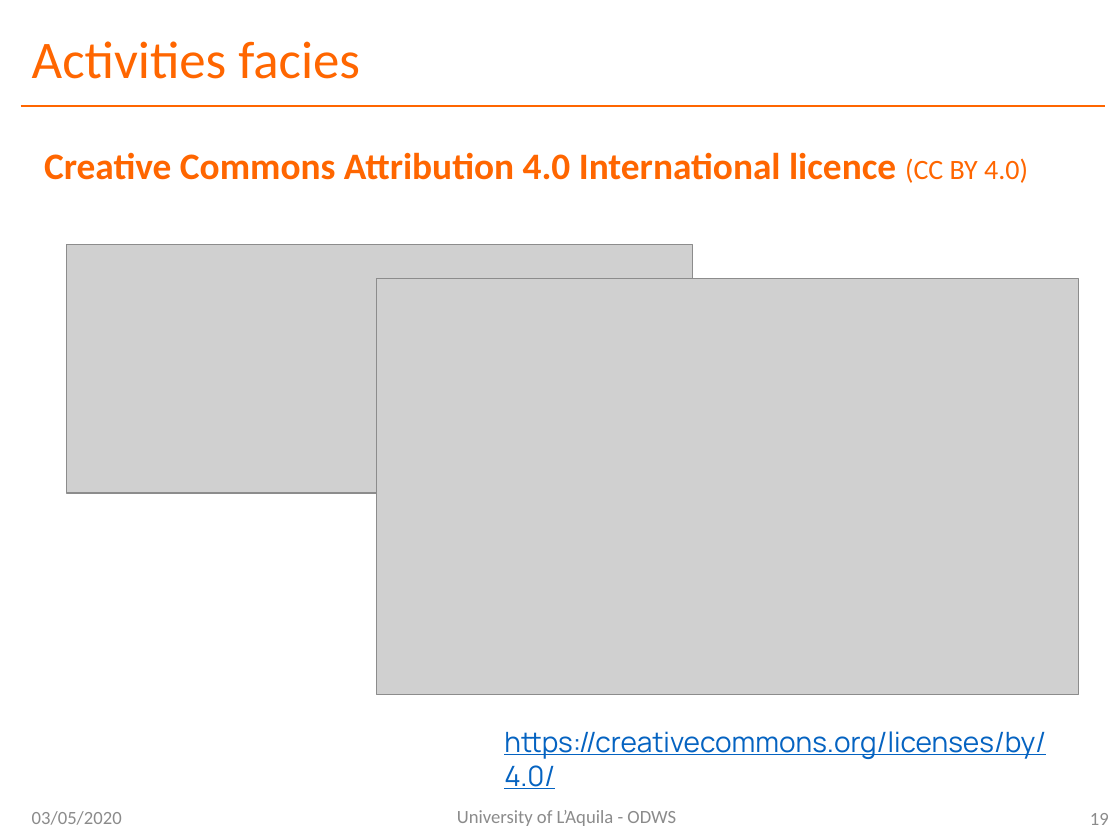
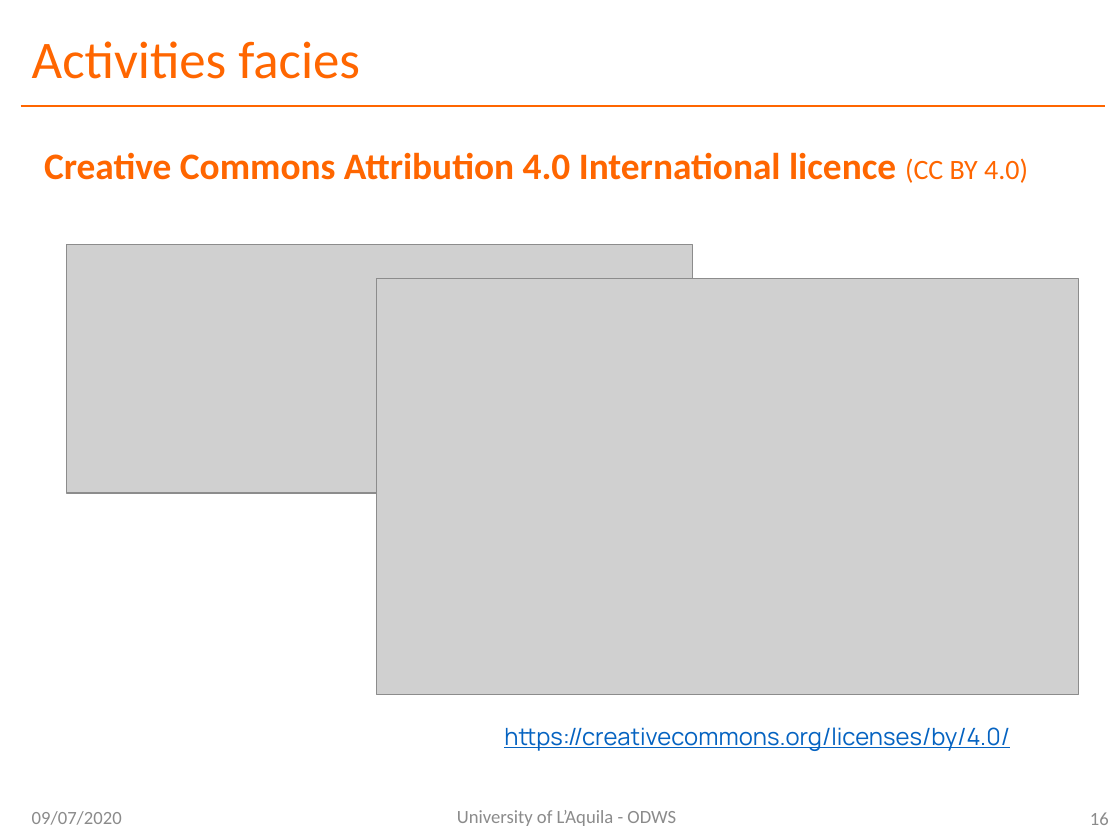
Before and after one commit to ODWSUni/ODWS, a slide deck: slide 16 of PRESENTAZIONE ODWS.pptx (slide 19 before the commit). Drawn at 1120x840 pixels with LibreOffice and Linux fonts; fonts in the diff are those of the drawing; grey boxes stand for pictures. Boxes give left, top, right and bottom in pixels: in the first picture for what was removed or moved away, otherwise in the second. Text is boxed around its words. In the diff, an @@ line names an element or a change of style, - is before the commit and + after.

```diff
--- a/PRESENTAZIONE ODWS.pptx
+++ b/PRESENTAZIONE ODWS.pptx
@@ text "https://creativecommons.org/licenses/by/4.0/" at (504, 727, 1010, 751): size 18 to 15.3 pt; line spacing 1 to 0.9 @@
@@ text at (32, 811, 122, 825): text changed @@
-03/05/2020
+09/07/2020
@@ page number at (1090, 812, 1109, 825): text changed @@
-19
+16
```
Also in this commit, not shown: 29 other slides changed, 24 slides added.
